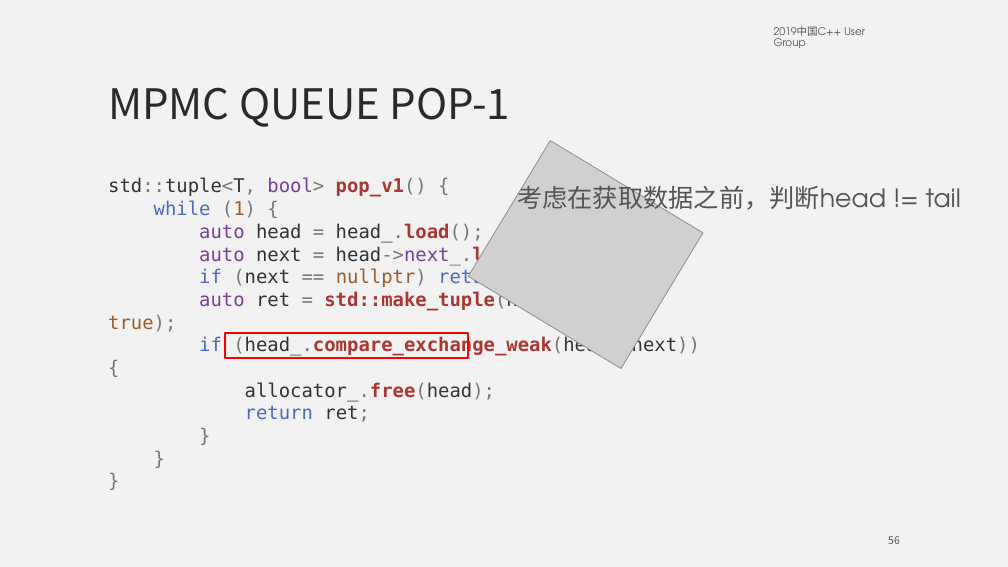
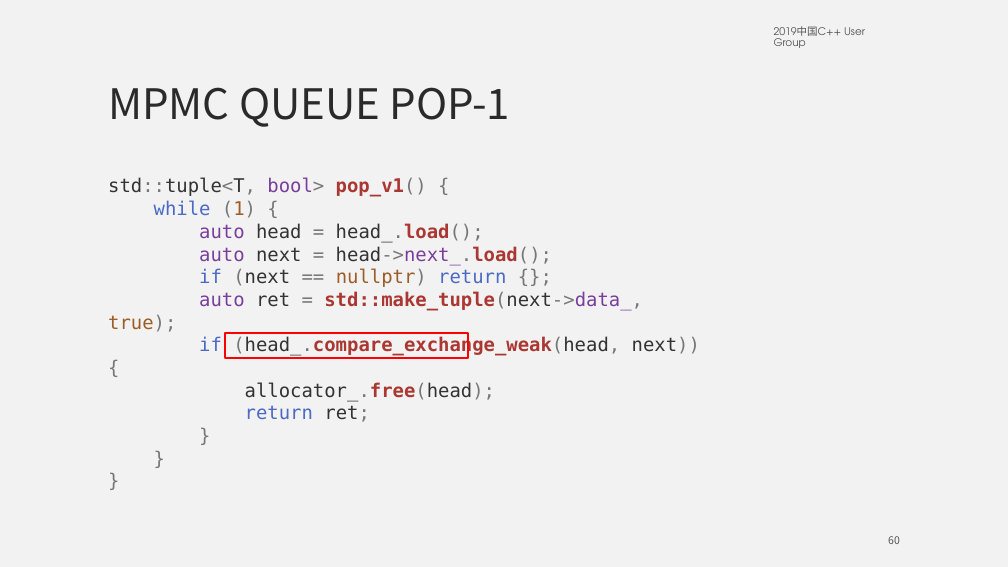
Before and after one commit to mutouyun/lock-free-queue, a slide deck: slide 60 of lock-free.pptx (slide 56 before the commit). Drawn at 1008x567 pixels with LibreOffice and Linux fonts; fonts in the diff are those of the drawing; grey boxes stand for pictures. Boxes give left, top, right and bottom in pixels: in the first picture for what was removed or moved away, otherwise in the second. Text is boxed around its words. In the diff, an @@ line names an element or a change of style, - is before the commit and + after.

```diff
--- a/lock-free.pptx
+++ b/lock-free.pptx
@@ picture removed at (x1=468, y1=141, x2=703, y2=369) @@
@@ text removed at (x1=517, y1=182, x2=961, y2=215) @@
-考虑在获取数据之前，判断head != tail
@@ page number at (x1=888, y1=536, x2=900, y2=544): text changed @@
-56
+60
```
Also in this commit, not shown: 12 other slides changed, 4 slides added.
